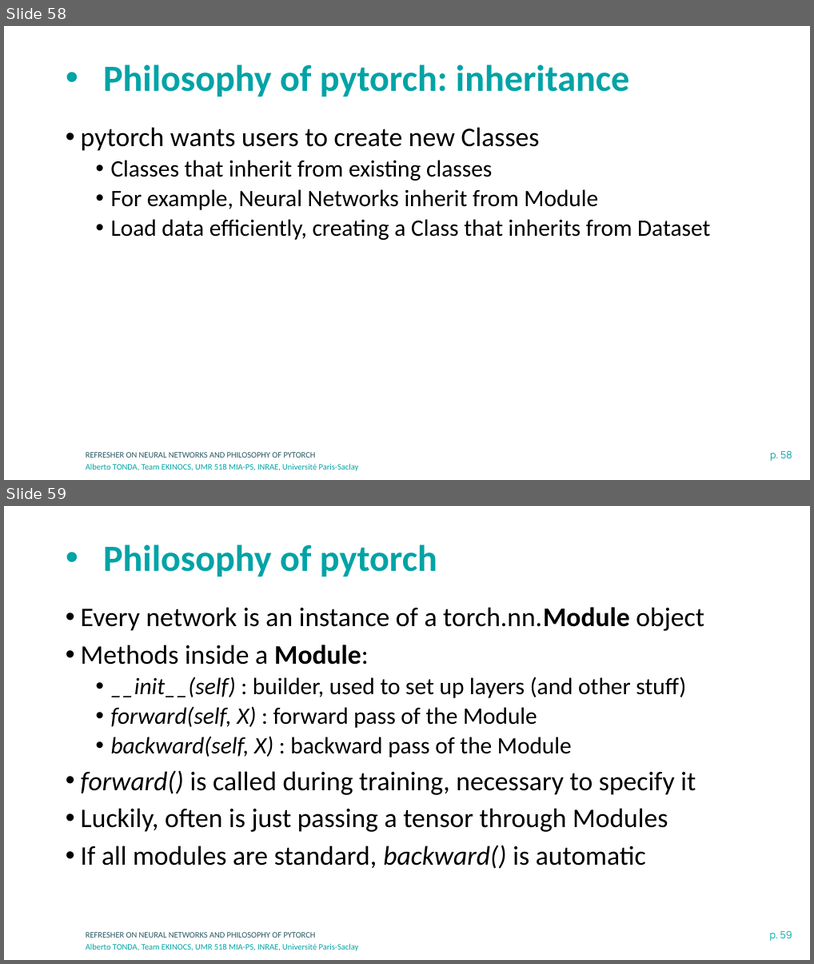
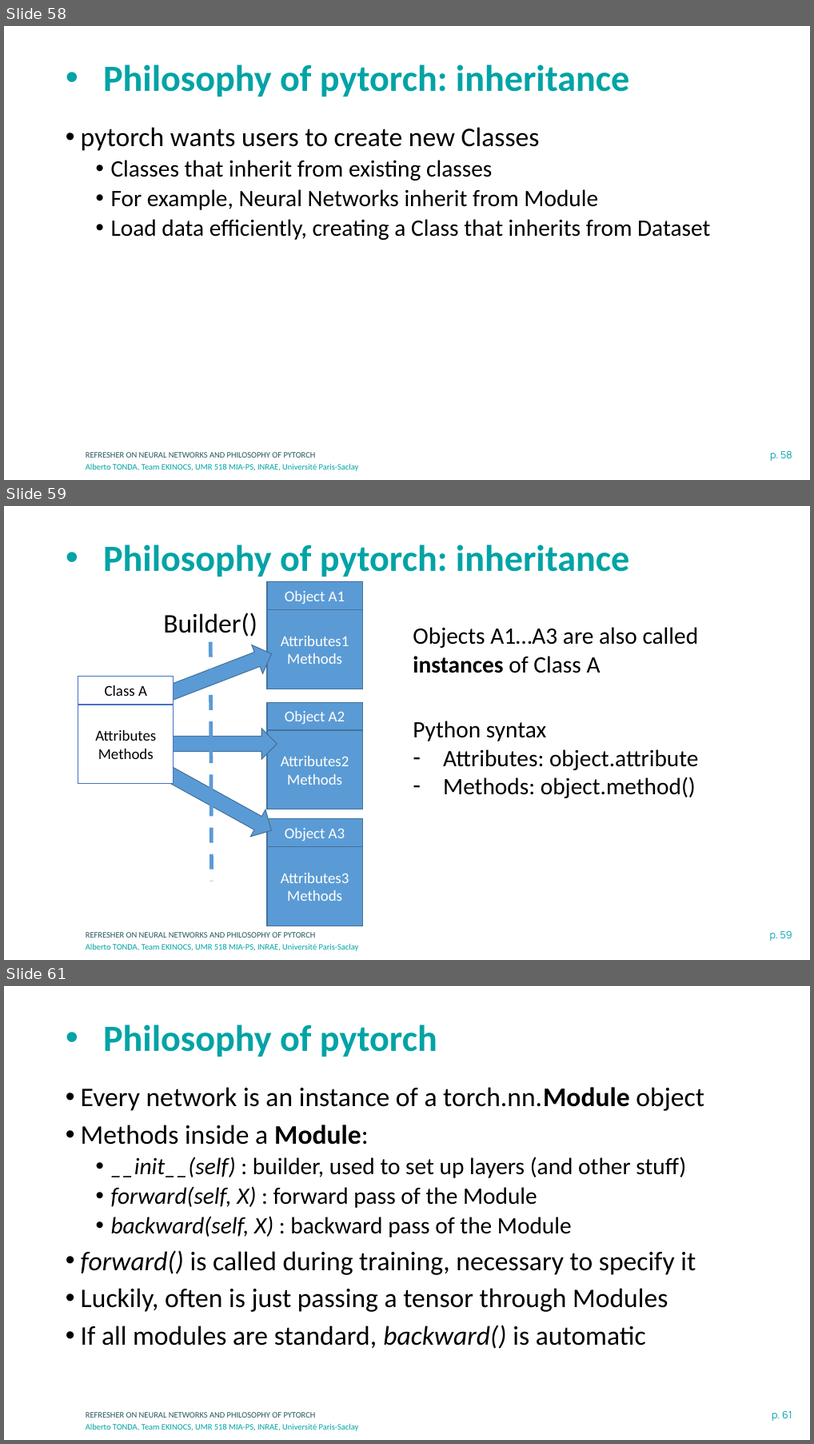
Before and after one commit to albertotonda/teaching, a slide deck: deep-learning-in-practice-with-pytorch/1-neural-networks-and-pytorch.pptx. Shown one above the other, each under a label of ours: slides 58 and 59 before the commit, slides 58, 59 and 61 after it; the slides between them are not shown. The pictures are 814x964 and 814x1444 pixels, drawn with LibreOffice and Linux fonts; fonts in the diff are those of the drawing; background and template pictures are left out. Boxes give left, top, right and bottom in pixels: in the first picture for what was removed or moved away, otherwise in the second. Text is boxed around its words. In the diff, an @@ line names an element or a change of style, - is before the commit and + after.

Commit message:
Corrections in the slides for the first class

```diff
--- a/deep-learning-in-practice-with-pytorch/1-neural-networks-and-pytorch.pptx
+++ b/deep-learning-in-practice-with-pytorch/1-neural-networks-and-pytorch.pptx
@@ slide 59 added at bbox=[4, 506, 810, 960], background #FFFFFF; not listed: 3 template elements that a slide beside it also shows @@
@@ title added at bbox=[103, 544, 630, 577], 44 pt, text #00A3A6, bold @@
+• Philosophy of pytorch: inheritance
@@ rectangle added at bbox=[267, 582, 362, 609], fill #5B9BD5, outline #43739E 1 pt, 18 pt, text #FFFFFF @@
+Object A1
@@ text added at bbox=[163, 612, 258, 636], 32 pt, text #000000 @@
+Builder()
@@ rectangle added at bbox=[267, 610, 362, 688], fill #5B9BD5, outline #43739E 1 pt, 18 pt, text #FFFFFF @@
+Attributes1
+Methods
@@ right arrow added at bbox=[158, 639, 278, 710], fill #5B9BD5, outline #43739E 1 pt @@
@@ line added from (211, 642) to (211, 881), #5B9BD5 4.5 pt dashed @@
@@ text added at bbox=[413, 627, 699, 673], 28 pt, text #000000 @@
+Objects A1…A3 are also called instances of Class A
@@ rectangle added at bbox=[78, 676, 174, 704], fill #FFFFFF, outline #4472C4 1 pt, 18 pt, text #000000 @@
+Class A
@@ rectangle added at bbox=[78, 704, 174, 783], fill #FFFFFF, outline #4472C4 1 pt, 18 pt, text #000000 @@
+Attributes
+Methods
@@ rectangle added at bbox=[267, 702, 362, 729], fill #5B9BD5, outline #43739E 1 pt, 18 pt, text #FFFFFF @@
+Object A2
@@ text added at bbox=[413, 720, 699, 798], 28 pt, text #000000 @@
+Python syntax
+– Attributes: object.attribute
+– Methods: object.method()
@@ right arrow added at bbox=[160, 728, 277, 760], fill #5B9BD5, outline #43739E 1 pt @@
@@ rectangle added at bbox=[267, 731, 362, 809], fill #5B9BD5, outline #43739E 1 pt, 18 pt, text #FFFFFF @@
+Attributes2
+Methods
@@ right arrow added at bbox=[162, 760, 279, 844], fill #5B9BD5, outline #43739E 1 pt @@
@@ rectangle added at bbox=[267, 819, 362, 846], fill #5B9BD5, outline #43739E 1 pt, 18 pt, text #FFFFFF @@
+Object A3
@@ rectangle added at bbox=[267, 847, 362, 925], fill #5B9BD5, outline #43739E 1 pt, 18 pt, text #FFFFFF @@
+Attributes3
+Methods
@@ what was slide 59 is now slide 61 @@
@@ page number at bbox=[772, 1410, 793, 1420]: text changed @@
-p. 59
+p. 61
```
Also in this commit, not shown: 3 slides changed, 1 other slide added, 4 other files.
